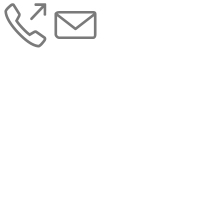
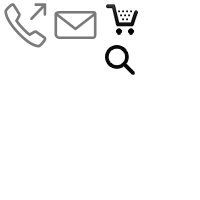
Layer changes from the first 200x200 image to the second:
added layer "search black" above "cart white" over (x1=106, y1=46, x2=134, y2=74)
added layer "cart black" above "mail" over (x1=106, y1=4, x2=138, y2=35)
